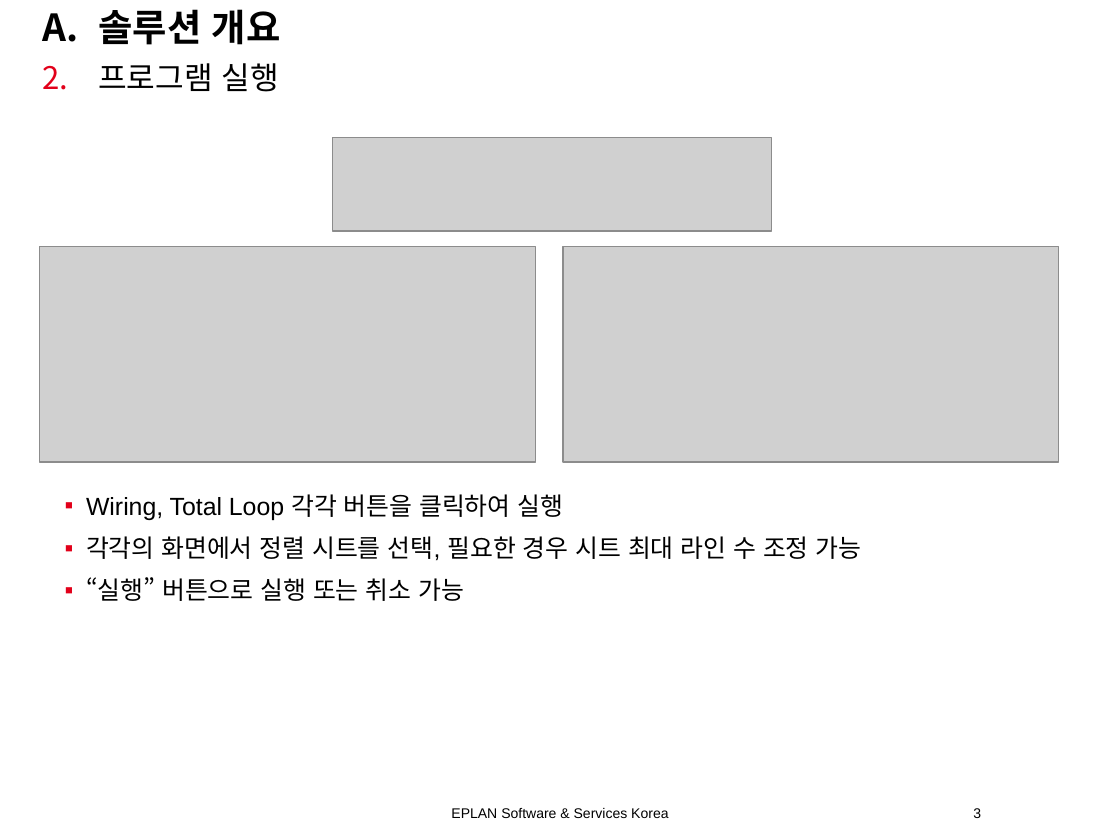
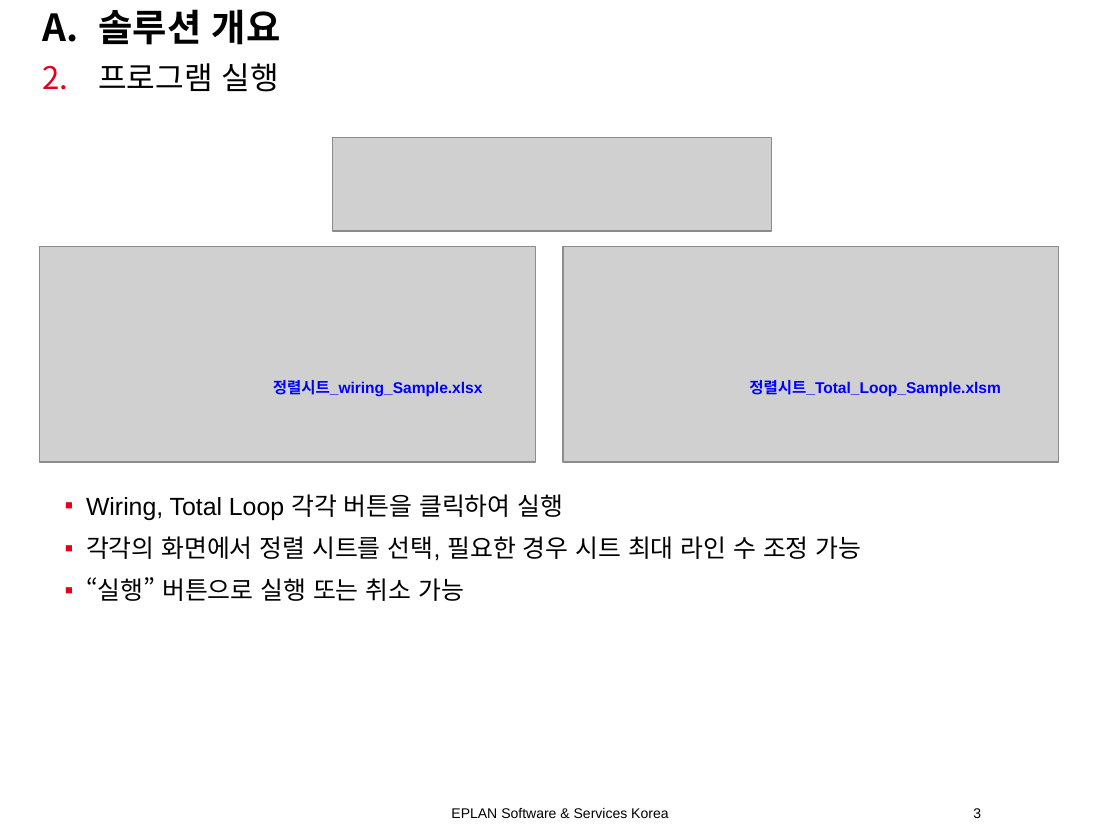
Before and after one commit to HarryPaek/CodeSnippet, a slide deck: slide 3 of Excel/Yokogawa EEC One Project Enhancement.pptx. Drawn at 1120x840 pixels with LibreOffice and Linux fonts; fonts in the diff are those of the drawing; grey boxes stand for pictures; background and template pictures are left out. Boxes give left, top, right and bottom in pixels: in the first picture for what was removed or moved away, otherwise in the second. Text is boxed around its words. In the diff, an @@ line names an element or a change of style, - is before the commit and + after.

```diff
--- a/Excel/Yokogawa EEC One Project Enhancement.pptx
+++ b/Excel/Yokogawa EEC One Project Enhancement.pptx
@@ text added at (273, 380, 483, 397), 10 pt, text #0000FF, bold @@
+정렬시트_wiring_Sample.xlsx
@@ text added at (749, 380, 1000, 397), 10 pt, text #0000FF, bold @@
+정렬시트_Total_Loop_Sample.xlsm
```
Also in this commit, not shown: 11 other files.
